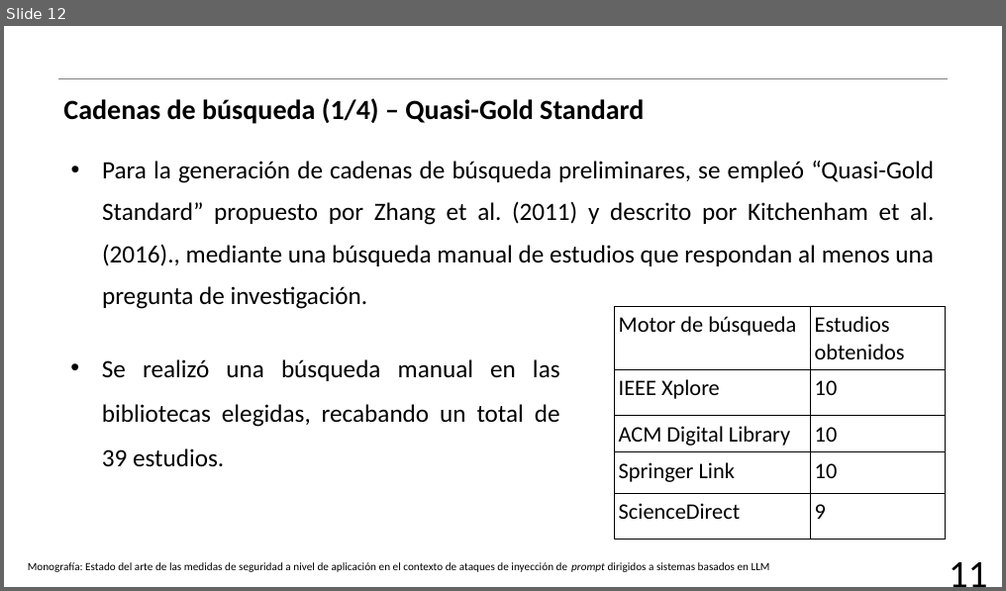
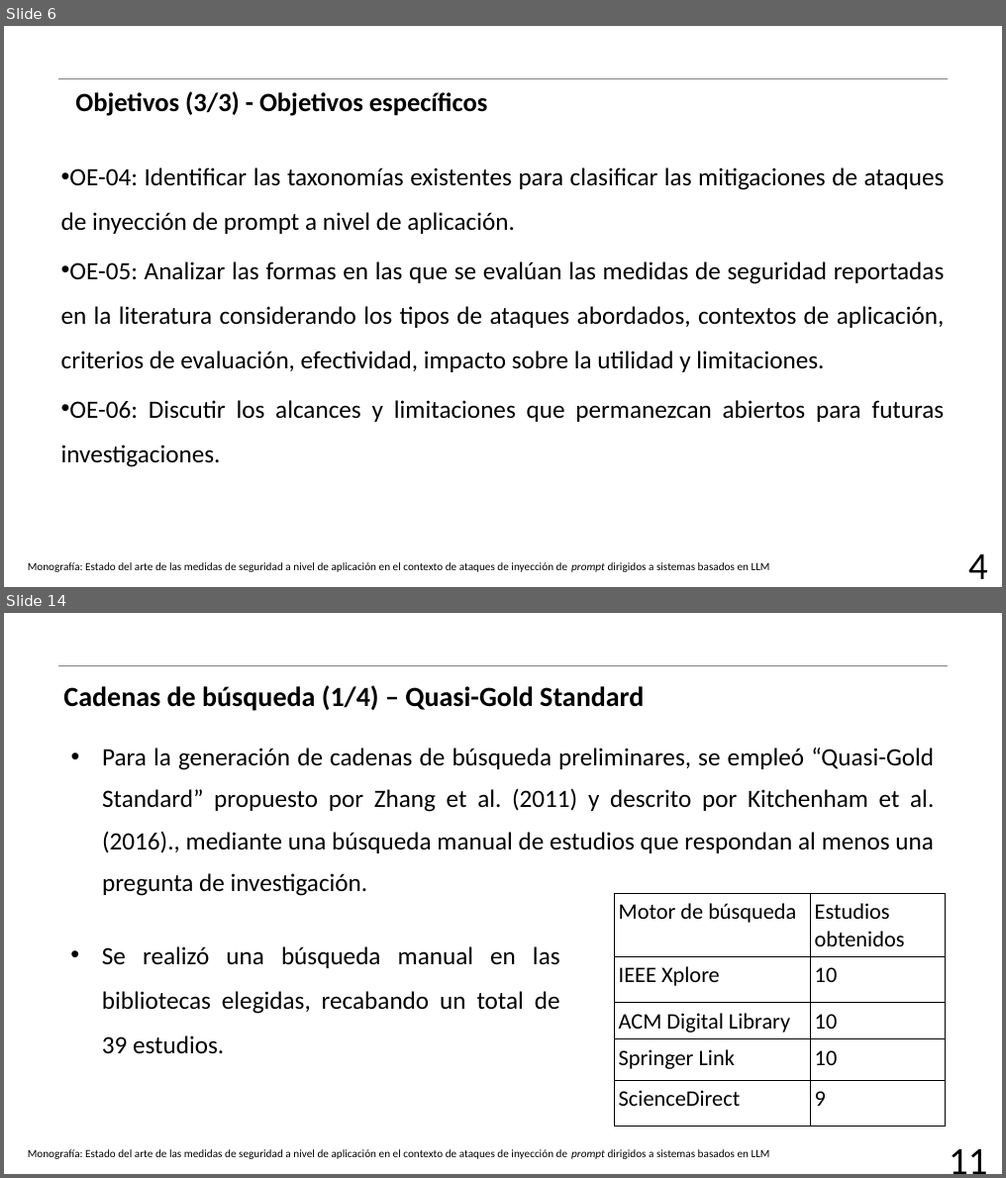
Before and after one commit to AJRx26/semestreVII, a slide deck: proyectoguiado/protocoloRSL/18(RSL1)_NunezSanchezAbraham.pptx. Shown one above the other, each under a label of ours: slide 12 before the commit, slides 6 and 14 after it; the slides between them are not shown. The pictures are 1006x591 and 1006x1178 pixels, drawn with LibreOffice and Linux fonts; fonts in the diff are those of the drawing; background and template pictures are left out. Boxes give left, top, right and bottom in pixels: in the first picture for what was removed or moved away, otherwise in the second. Text is boxed around its words. In the diff, an @@ line names an element or a change of style, - is before the commit and + after.

```diff
--- a/proyectoguiado/protocoloRSL/18(RSL1)_NunezSanchezAbraham.pptx
+++ b/proyectoguiado/protocoloRSL/18(RSL1)_NunezSanchezAbraham.pptx
@@ slide 6 added at <box>4,26,1002,587</box>, background #FFFFFF; not listed: 1 template element that a slide beside it also shows @@
@@ text added at <box>75,91,488,116</box>, 19 pt, text #000000, bold @@
+Objetivos (3/3) - Objetivos específicos
@@ text added at <box>61,168,944,468</box>, 18 pt, text #000000 @@
+• OE-04: Identificar las taxonomías existentes para clasificar las mitigaciones de ataques de inyección de prompt a nivel de aplicación.
+• OE-05: Analizar las formas en las que se evalúan las medidas de seguridad reportadas en la literatura considerando los tipos de ataques abordados, contextos de aplicación, criterios de evaluación, efectividad, impacto sobre la utilidad y limitaciones.
+• OE-06: Discutir los alcances y limitaciones que permanezcan abiertos para futuras investigaciones.
@@ text added at <box>968,555,988,579</box>, 27.8 pt, text #000000 @@
+4
@@ text added at <box>28,563,770,572</box>, 8 pt, text #000000 @@
+Monografía: Estado del arte de las medidas de seguridad a nivel de aplicación en el contexto de ataques de inyección de prompt dirigidos a sistemas basados en LLM
@@ what was slide 12 is now slide 14 @@
```
Also in this commit, not shown: 15 slides changed, 1 other slide added, 7 other files.
